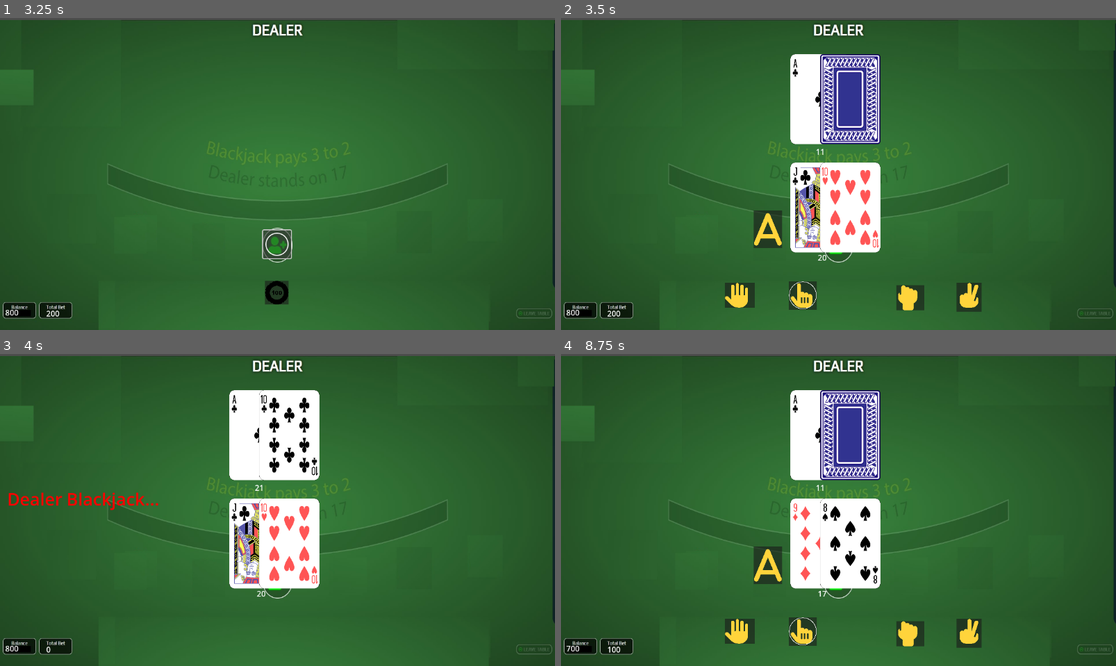
Above: before the commit, frames 1-4 (two rows, left to right).
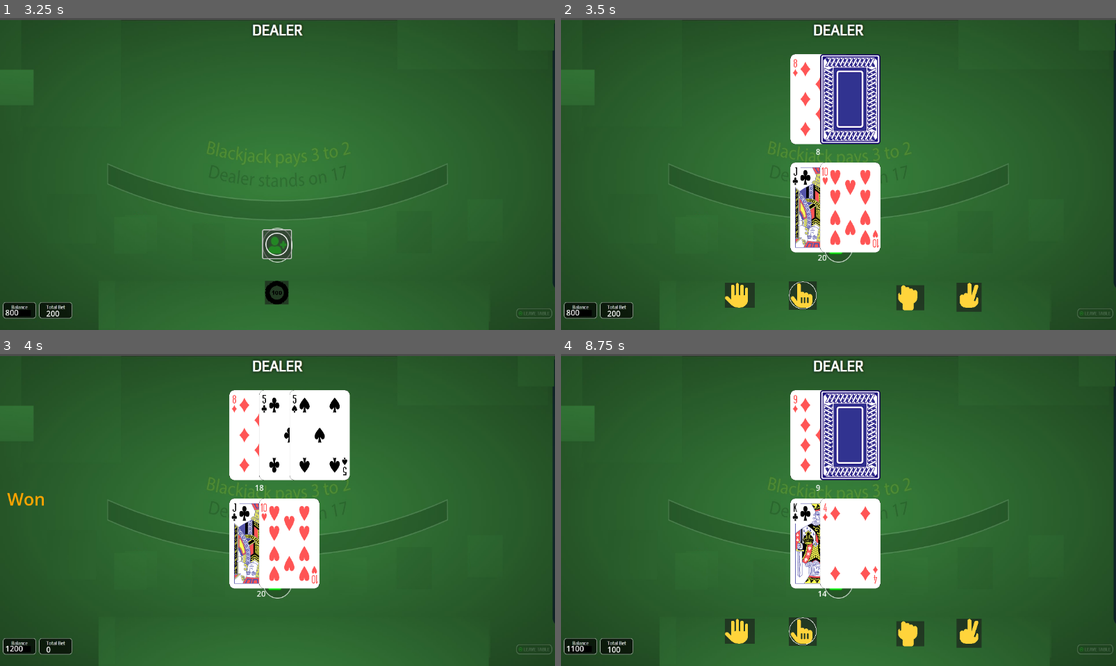
Above: after the commit, the same moments.

Repository: dooyoon/blackjack21-godot
Game: Godot game, scene res://main.tscn
Two runs of this game, one before a commit and one after it. Both use one fixed random seed, a clock stepped at 60 frames per second and the inputs below.
Inputs (mouse positions are in pixels of both pictures, inside the frame that each line leads up to):
- Up to frame 1 (3.25 s): click (277, 245) at 0.5 s; click (277, 292) at 1.25 s; click (277, 292) at 2 s; click (277, 245) at 2.75 s
- Up to frame 2 (3.5 s): no input
- Up to frame 3 (4 s): click (177, 631) at 3.5 s
- Up to frame 4 (8.75 s): tap Enter at 4.25, 5.75 s; tap Space at 5, 6.5 s; click (838, 628) at 7.25 s; click (838, 581) at 8 s

Frame 1 is identical in both runs. In frame 2, 0.9% of the frame differs, in the area x 34-48%, y 13-74%; in frame 3, 2.9%, in the area x 1-64%, y 11-96%; in frame 4, 2.3%.

Commit message:
Revert "bug fix: when dealer has 21 with Ace hidden, do not hit"
This reverts commit 2fe979ca471674fc38404b3774eed48fff4320cf.

revert this concept of split, it's too complex. use simpler multiple hands in player class.

Diff:
--- a/main.gd
+++ b/main.gd
@@ -65,7 +65,6 @@
 	showButtons(false)
 
 	dealer.hands.clear()
-	#dealer.hands.erase(0)
 	dealer.score=0
 	dealer.hasAce=false
 	dealer.blackjack=false
@@ -105,37 +104,22 @@
 	$placeBet.visible = true
 	$chip100.visible = true
 
-func mockCard(value):
-	var Face = 'Club'
-	var Value = value
-	var Score = int(value)
-
-	if value in ['J','Q','K']: Score = 10
-	if value in ['A']: Score = 11
-
-	return {'suit':Face, 'value': Value, 'score': Score, 'hidden': false}
-
 func dealInitialCards():
 	$placeBet.visible = false
 	$chip100.visible = false
-	var playerHand = hand.new()
-	var dealerHand = hand.new()
-
-	dealer.hands.append(dealerHand)
-
-	#dealCard('dealer',dealerHand,null)
-	dealCard('dealer',dealerHand,mockCard('A'))
-
-	dealCard('player1',playerHand,null)
-
-	#dealCard('dealer',dealerHand,null)
-	dealCard('dealer',dealerHand,mockCard('10'))
-
-	dealCard('player1',playerHand,null)
+
+	dealCard('dealer',null)
+	#dealCard('dealer',{'suit':'Club','value':7,'score':7,'hidden':false})
+	dealCard('player1',null)
+	#dealCard('player1',{'suit':'Club','value':'A','score':11,'hidden':false})
+	dealCard('dealer',null)
+	#dealCard('dealer',{'suit':'Club','value':4,'score':4,'hidden':false})
+	dealCard('player1',null)
+	#dealCard('player1',{'suit':'Club','value':'A','score':11,'hidden':false})
 
 	if player1.score == 21:
 		player1.blackjack = true
-		showDealerHidden(dealer.hands[0].cards[1])
+		showDealerHidden(dealer.hands[1])
 		checkScore()
 
 	if dealer.hasAce:
@@ -143,12 +127,12 @@
 		$actions/Insurance.visible=true
 
 	elif dealer.blackjack:
-		dealer.hands[0].cards[1].hidden=false
+		dealer.hands[1].hidden=false
 		dealer.score = 21
-		showDealerHidden(dealer.hands[0].cards[1])
+		showDealerHidden(dealer.hands[1])
 		checkScore()
 
-func dealCard(to, hand, custom):
+func dealCard(to, custom):
 	# deal 1st card to player
 	var cardImgPath
 	var index = randi_range(0, deck.size()-1)
@@ -156,7 +140,7 @@
 	if custom: card = custom
 	match to:
 		'dealer':
-			if !dealer.isTurn && dealer.hands[0].cards.size() == 1:
+			if !dealer.isTurn && dealer.hands.size() == 1:
 				card.hidden = true
 				if (dealer.score + card.score == 21):
 					dealer.blackjack = true
@@ -165,12 +149,11 @@
 				if card.score == 11:
 					dealer.aceCount += 1
 
-			getImg('dealer', card, dealer.hands[0].cards.size())
-			hand.cards.append(card)
-			#dealer.hands.append(card)
-
-
-			if(dealer.hands[0].cards[0].value in ['A']):
+			getImg('dealer', card, dealer.hands.size())
+			dealer.hands.append(card)
+
+
+			if(dealer.hands[0].value in ['A']):
 				dealer.hasAce=true
 
 		'player1':
@@ -187,9 +170,9 @@
 
 	#dealer score
 	if dealer.score > 21 && dealer.aceCount > 0:
-		for n in dealer.hands[0].cards.size():
-			if str(dealer.hands[0].cards[n].value) == 'A' && dealer.hands[0].cards[n].score == 11:
-				dealer.hands[0].cards[n].score = 1
+		for n in dealer.hands.size():
+			if str(dealer.hands[n].value) == 'A' && dealer.hands[n].score == 11:
+				dealer.hands[n].score = 1
 				dealer.score -= 10
 				if dealer.score < 22: break
 
@@ -238,17 +221,17 @@
 	dealer.isTurn=true
 	checkScore()
 
-	dealer.hands[0].cards[1].hidden = false
-	dealer.score += dealer.hands[0].cards[1].score
-	showDealerHidden(dealer.hands[0].cards[1])
+	dealer.hands[1].hidden = false
+	dealer.score += dealer.hands[1].score
+	showDealerHidden(dealer.hands[1])
 
 	# dealer hits on soft-17
 	if dealer.score == 17 && dealer.hasAce && dealer.hands.size() == 2:
-		dealCard('dealer',dealer.hand[0],null)
+		dealCard('dealer',null)
 
 	#var count=0
 	while (!dealer.busted && !player1.busted) && dealer.score < 17:
-		dealCard('dealer',dealer.hands[0],null)
+		dealCard('dealer',null)
 		#if dealer.hands.size() == 2: dealCard('dealer',{'suit':'Club','value':'A','score':11,'hidden':false})
 		#else: dealCard('dealer',null)
 
@@ -271,7 +254,7 @@
 		player1.balance += player1.bet * 2
 		newDeal = true
 	elif dealer.blackjack:
-		message('Dealer Blackjack...','RED')
+		print('Dealer Blackjack...')
 		# Did any one do Insurance?
 		newDeal = true
 	elif !player1.busted:
@@ -322,10 +305,10 @@
 func _hit_button_pressed():
 	if $actions/Insurance.visible == true:
 		$actions/Insurance.visible = false
-	if dealer.blackjack: dealersTurn(); return
+		if dealer.blackjack: dealersTurn()
 
 	#print("Hit")
-	dealCard('player1',player1.hands[0],null)
+	dealCard('player1',null)
 
 	if player1.score > 21:
 		player1.busted = true
@@ -339,14 +322,14 @@
 func _double_button_pressed():
 	if $actions/Insurance.visible == true:
 		$actions/Insurance.visible = false
-	if dealer.blackjack: dealersTurn(); return
+		if dealer.blackjack: dealersTurn()
 
 	if player1.balance >= player1.bet:
 		#print("Double")
 		player1.balance -= player1.bet
 		player1.bet *= 2
 		updateMoney()
-		dealCard('player1',player1.hands[0],null)
+		dealCard('player1',null)
 		player1.isTurn=false
 		dealersTurn()
 	else:
@@ -355,7 +338,7 @@
 func _split_button_pressed():
 	if $actions/Insurance.visible == true:
 		$actions/Insurance.visible = false
-	if dealer.blackjack: dealersTurn(); return
+		if dealer.blackjack: dealersTurn()
 
 	#print("Split")
 
@@ -439,13 +422,3 @@
 	var score=0
 	var insurance=false
 	var isTurn=false
-
-class hand:
-	var cards=[]
-	var blackjack=false
-	var hasAce=false
-	var aceCount=0
-	var busted=false
-	var score=0
-	var insurance=false
-	var isTurn=false
